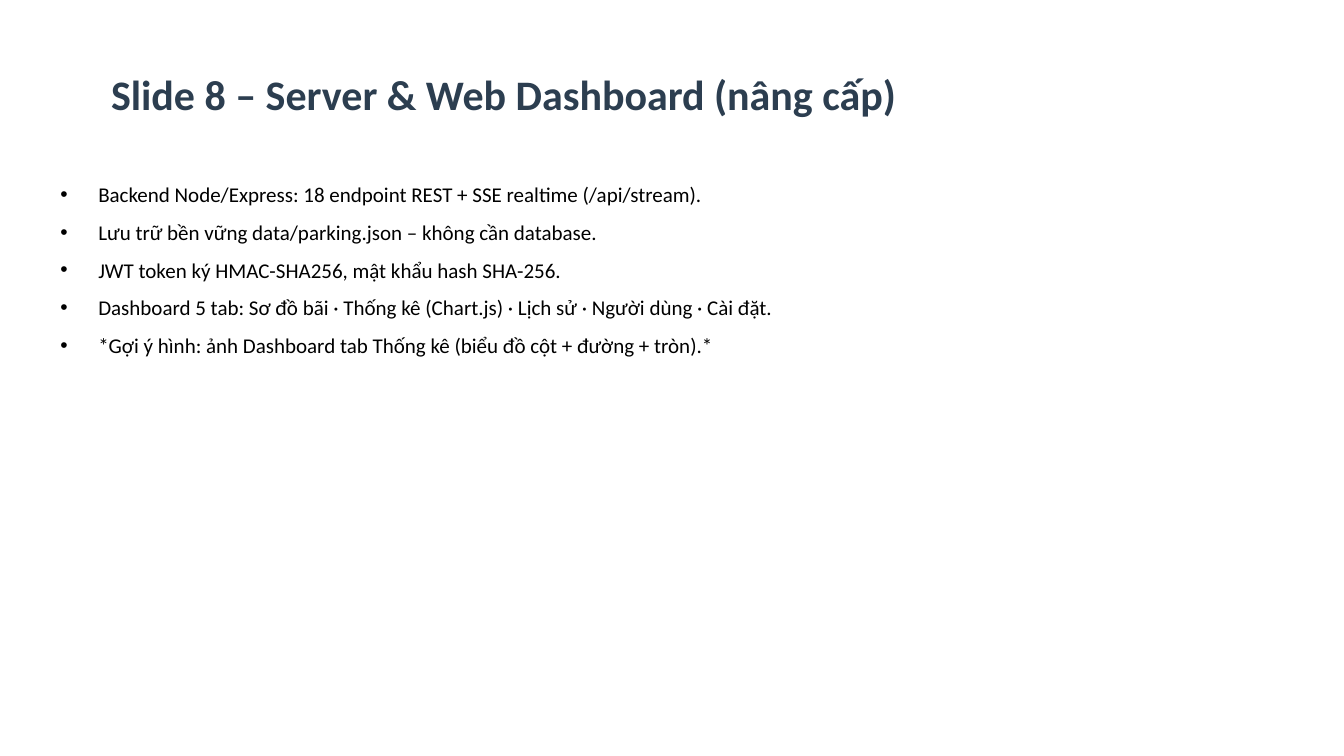
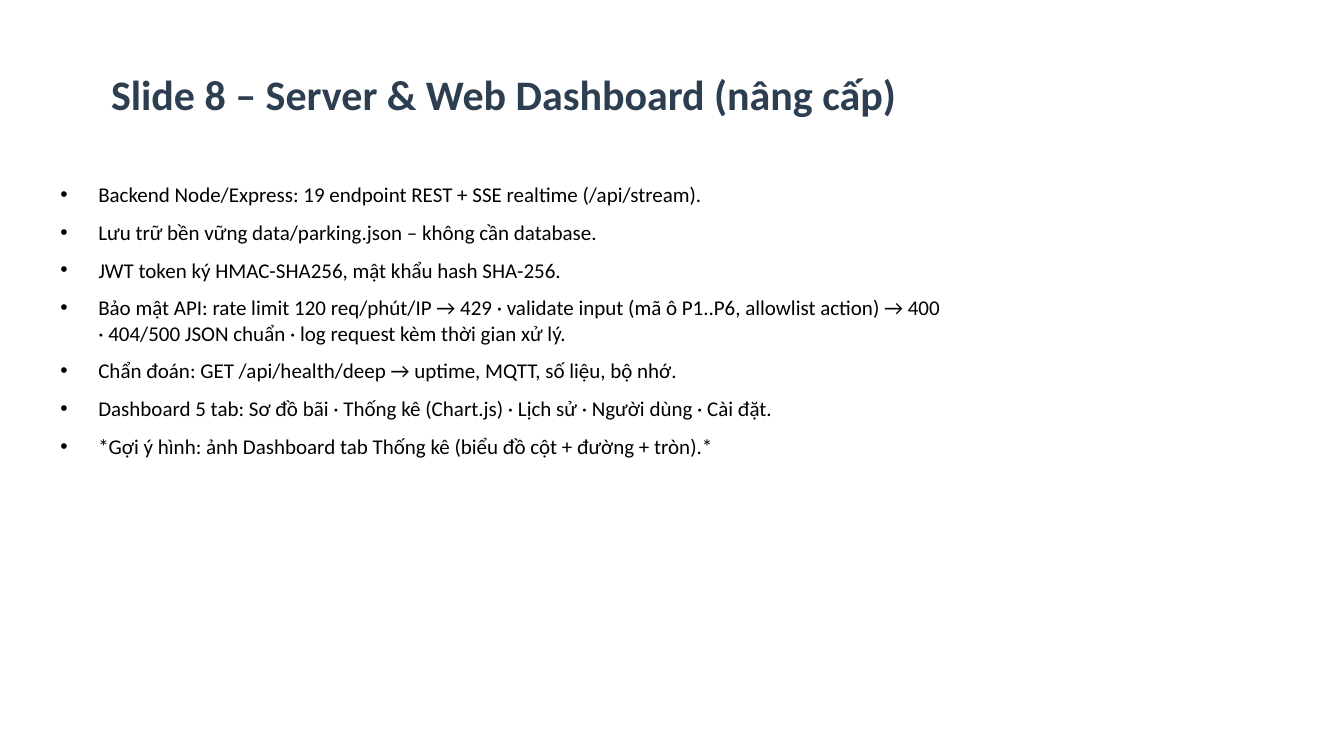
Before and after one commit to Phong220205/smart-parking-ltdd2, a slide deck: slide 9 of docs/Slide_ThuyetTrinh.pptx. Drawn at 1344x756 pixels with LibreOffice and Linux fonts; fonts in the diff are those of the drawing. Boxes give left, top, right and bottom in pixels: in the first picture for what was removed or moved away, otherwise in the second. Text is boxed around its words. In the diff, an @@ line names an element or a change of style, - is before the commit and + after.

```diff
--- a/docs/Slide_ThuyetTrinh.pptx
+++ b/docs/Slide_ThuyetTrinh.pptx
@@ text at (x1=98, y1=187, x2=702, y2=206): text changed @@
-• Backend Node/Express: 18 endpoint REST + SSE realtime (/api/stream).
+• Backend Node/Express: 19 endpoint REST + SSE realtime (/api/stream).
@@ text at (x1=98, y1=300, x2=940, y2=382): paragraphs added @@
+• Bảo mật API: rate limit 120 req/phút/IP → 429 · validate input (mã ô P1..P6, allowlist action) → 400 · 404/500 JSON chuẩn · log request kèm thời gian xử lý.
+• Chẩn đoán: GET /api/health/deep → uptime, MQTT, số liệu, bộ nhớ.
```
Also in this commit, not shown: 1 other slide changed, 9 other files.
